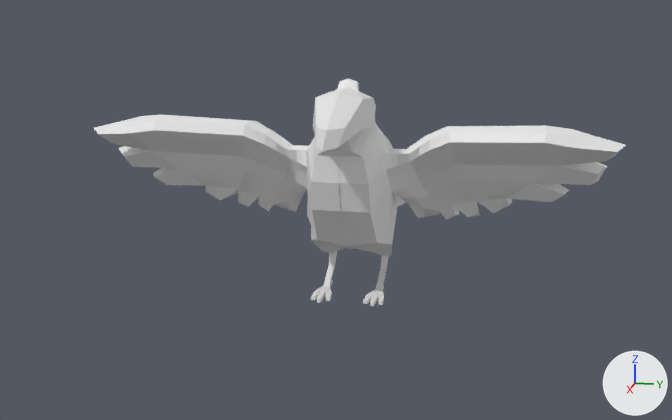
Two versions of the OBJ model modelos3Ddef/Cuervo/cuervo.obj, one commit apart.
Camera for both pictures: a 50 mm lens placed at (4.79, 0.88, 1.69), pointed at (-0.19, -0.11, 0.45). Arrows for +X, +Y and +Z are at lower right; the lights stay in place. Where no turn or scale is listed for an object, it has been applied to the vertices.
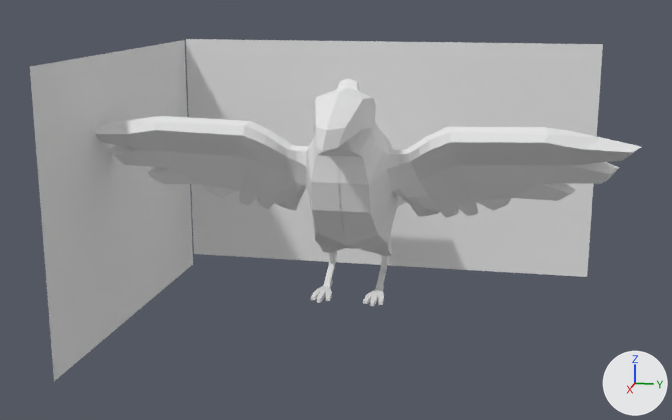
Pixel boxes (x1, y1, x2, y2) of what changed, in the pictures (672 x 420 px; the box of a moved part takes in the faces that stretch with it):
'Plane', added
    after: (186, 39, 603, 277)
'Cube', reshaped
    before: (94, 78, 626, 306)
    after: (95, 78, 641, 306)
'Plane.001', added
    after: (30, 40, 193, 381)
part 1 of me_cube, moved or reshaped
    before: (94, 114, 626, 255)
    after: (95, 116, 641, 255)

Diff of the bpy script that builds the scene:
```diff
--- a/modelos3Ddef/Cuervo/cuervo.obj.py
+++ b/modelos3Ddef/Cuervo/cuervo.obj.py
@@ mat_none @@
+mat_none = principled_material('None')
+mat_none.base_color = (0.8, 0.8, 0.8)  # white #e7e7e7
+mat_none.roughness = 1.0
@@ mat_left @@
+mat_left = principled_material('left')
+mat_left.base_color = (0.8, 0.8, 0.8)  # white #e7e7e7
+mat_left.roughness = 1.0
@@ mat_front_turn_around @@
+mat_front_turn_around = principled_material('front_turn_around')
+mat_front_turn_around.base_color = (0.8, 0.8, 0.8)  # white #e7e7e7
+mat_front_turn_around.roughness = 1.0
@@ me_cube @@
 # used by ob_cube; location = (0.0, 0.0, 0.0)
-me_cube.from_pydata(...)  # 726 vertices, 722 faces; spans x -0.99..0.69, y -1.39..1.39, z 0.0..1.21
+me_cube.from_pydata(...)  # 726 vertices, 722 faces; spans x -0.99..0.69, y -1.46..1.46, z 0.0..1.21
+# me_cube part 1
+# 6 vertices are removed from x -0.11..-0.02, y -0.27..0.27, z 0.58..0.73
+# 22 faces are deleted
+# 8 vertices in x -0.21..-0.15, y -0.75..0.75, z 0.42..0.5 move by (0.0, 0.0, 0.01)
+# 6 vertices in x -0.23..0.05, y -0.57..0.84, z 0.48..0.79 move by (0.0, -0.01, 0.0)
+# 6 vertices in x -0.23..0.05, y -0.84..0.57, z 0.48..0.79 move by (0.0, 0.01, 0.0)
+# 6 vertices in x -0.24..-0.2, y -0.52..0.52, z 0.42..0.49 move by (0.01, 0.0, 0.01)
+# 5 vertices in x -0.19..0.06, y -1.12..0.25, z 0.26..0.73 move by (0.0, -0.03, 0.0)
+# 5 vertices in x -0.19..0.06, y -0.25..1.12, z 0.26..0.73 move by (0.0, 0.03, 0.0)
+# 112 vertices move from x -0.32..0.23, y -1.39..1.39, z 0.25..1.01 to x -0.32..0.22, y -1.46..1.46, z 0.25..1.0
+# 6 vertices are added at (-0.08, 0.25, 0.72), (-0.11, 0.28, 0.58), (-0.03, 0.24, 0.66), (-0.08, -0.25, 0.72), (-0.11, -0.28, 0.58), (-0.03, -0.24, 0.66)
+# 22 new faces join them
+me_cube.materials.append(mat_none)  # white #e7e7e7
@@ me_plane_001 @@
+me_plane_001.from_pydata([(-1.25, -1.36, 1.31), (0.79, -1.36, 1.31), (-1.25, -1.36, -0.26), (0.79, -1.36, -0.26)], [], [(0, 1, 3, 2)])
+me_plane_001.materials.append(mat_left)  # white #e7e7e7
@@ me_plane @@
+me_plane.from_pydata([(-1.24, -1.35, 1.32), (-1.24, -1.35, -0.18), (-1.24, 1.35, 1.32), (-1.24, 1.35, -0.18)], [], [(0, 1, 3, 2)])
+me_plane.materials.append(mat_front_turn_around)  # white #e7e7e7
@@ ob_plane_001 @@
+ob_plane_001 = bpy.data.objects.new('Plane.001', me_plane_001)
+ob_plane_001.location = (0.0, 0.0, 0.0)
@@ ob_plane @@
+ob_plane = bpy.data.objects.new('Plane', me_plane)
+ob_plane.location = (0.0, 0.0, 0.0)
```
